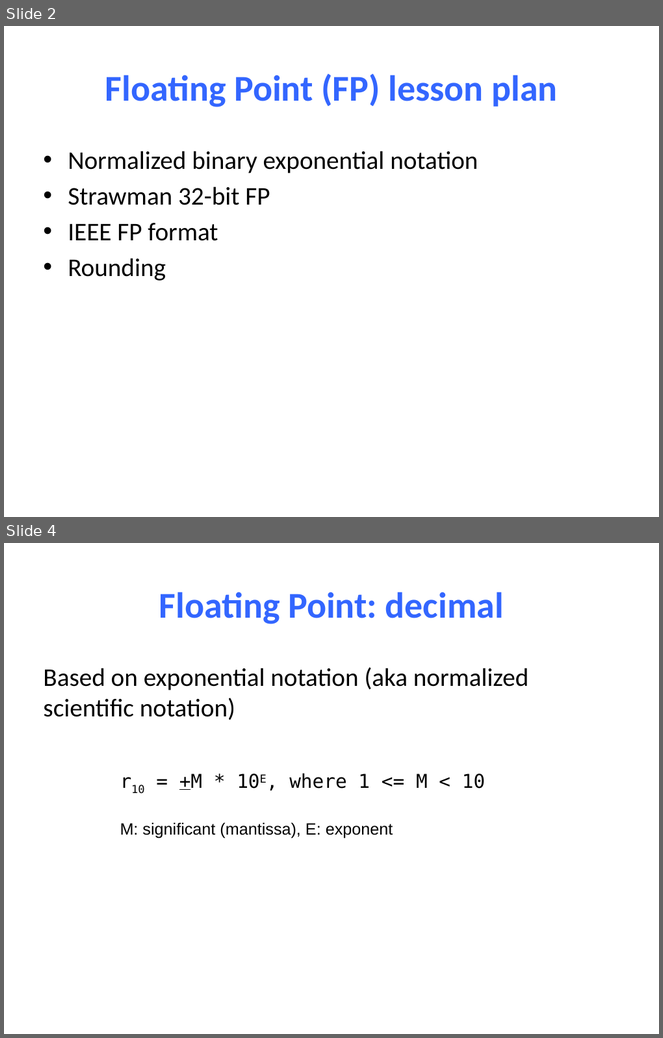
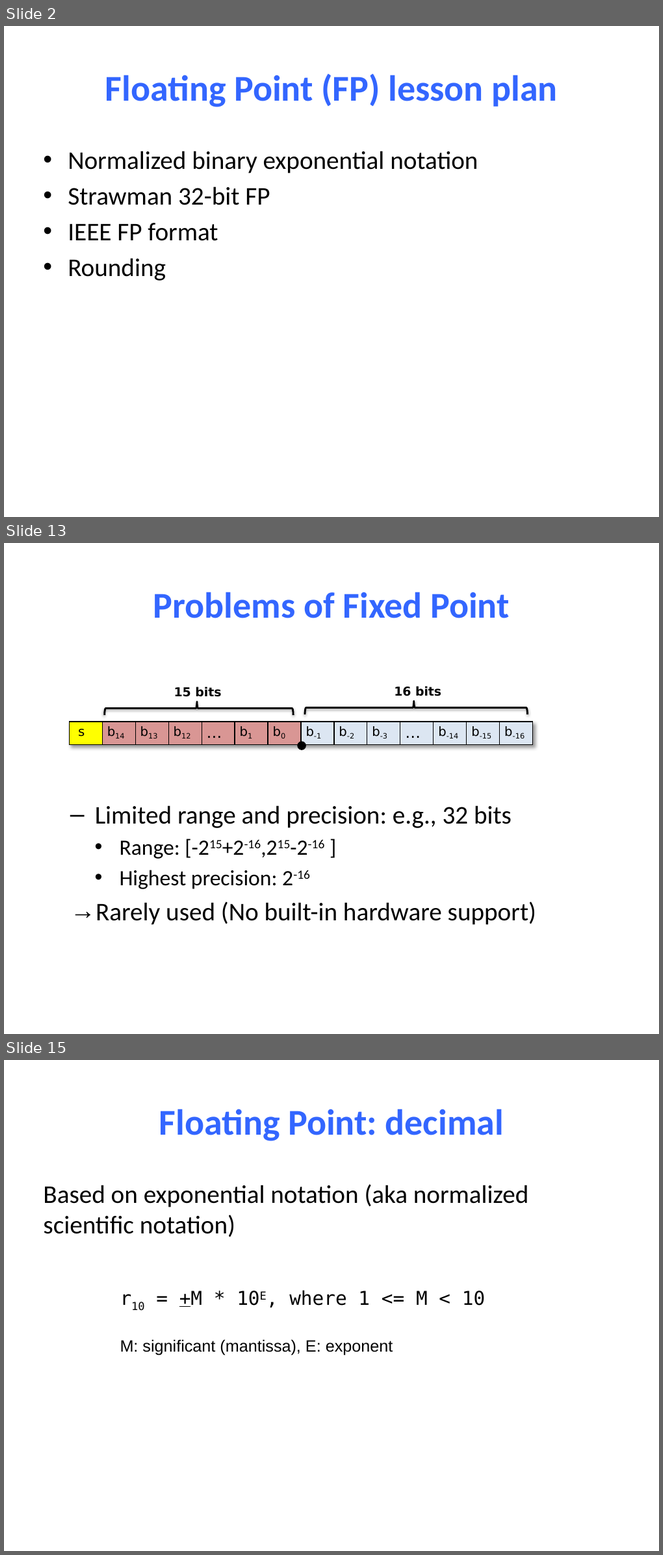
Before and after one commit to NYU-CSO/nyu-cso.github.io, a slide deck: notes/03-floats.pptx. Shown one above the other, each under a label of ours: slides 2 and 4 before the commit, slides 2, 13 and 15 after it; the slides between them are not shown. The pictures are 663x1038 and 663x1555 pixels, drawn with LibreOffice and Linux fonts; fonts in the diff are those of the drawing. Boxes give left, top, right and bottom in pixels: in the first picture for what was removed or moved away, otherwise in the second. Text is boxed around its words. In the diff, an @@ line names an element or a change of style, - is before the commit and + after.

```diff
--- a/notes/03-floats.pptx
+++ b/notes/03-floats.pptx
@@ slide 13 added at (x1=4, y1=543, x2=659, y2=1034), background #FFFFFF @@
@@ title added at (x1=154, y1=592, x2=510, y2=618), 40 pt, text #3366FF, bold @@
+Problems of Fixed Point
@@ text added at (x1=174, y1=687, x2=221, y2=697), 13.5 pt, text #000000, bold @@
+15 bits
@@ text added at (x1=394, y1=686, x2=441, y2=696), 13.5 pt, text #000000, bold @@
+16 bits
@@ left brace added at (x1=104, y1=702, x2=293, y2=715), outline #000000 2 pt @@
@@ left brace added at (x1=305, y1=702, x2=527, y2=715), outline #000000 2 pt @@
@@ table added at (x1=69, y1=722, x2=537, y2=745), 1 rows, 14 columns @@
+s | b14 | b13 | b12 | … | b1 | b0 | b-1 | b-2 | b-3 | … | b-14 | b-15 | b-16
@@ ellipse added at (x1=298, y1=742, x2=305, y2=749), fill #000000, outline #000000 2.25 pt @@
@@ text added at (x1=95, y1=806, x2=536, y2=925), 28 pt, text #000000 @@
+  – Limited range and precision: e.g., 32 bits
+    • Range: [-215+2-16,215-2-16 ]
+    • Highest precision: 2-16
+→ Rarely used (No built-in hardware support)
@@ what was slide 4 is now slide 15 @@
```
Also in this commit, not shown: 9 slides changed, 11 other slides added, 2 slides removed, 1 other file.
